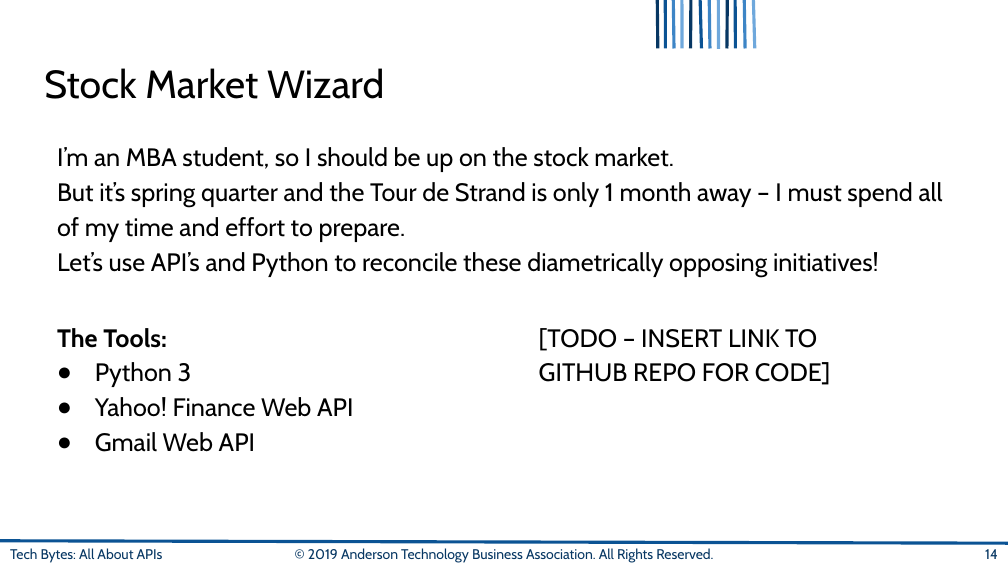
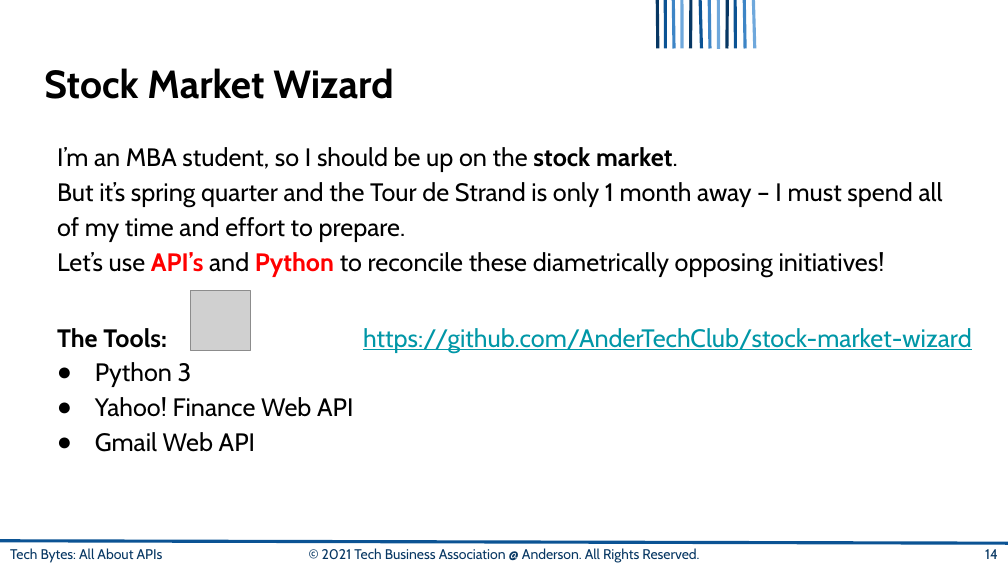
Before and after one commit to AnderTechClub/stock-market-wizard, a slide deck: slide 14 of intro-to-APIs.pptx. Drawn at 1008x567 pixels with LibreOffice and Linux fonts; fonts in the diff are those of the drawing; grey boxes stand for pictures; background and template pictures are left out. Boxes give left, top, right and bottom in pixels: in the first picture for what was removed or moved away, otherwise in the second. Text is boxed around its words. In the diff, an @@ line names an element or a change of style, - is before the commit and + after.

```diff
--- a/intro-to-APIs.pptx
+++ b/intro-to-APIs.pptx
@@ title "Stock Market Wizard" at (44, 68, 393, 99): bold on @@
@@ text at (57, 147, 885, 277): bold on in "stock market.", "API’s Python"; text colour #000000 to #FF0000 in "API’s Python" @@
@@ picture added at (191, 290, 250, 350) @@
@@ text at (363, 328, 972, 353): text changed; text colour #000000 to #0097A7 @@
-[TODO – INSERT LINK TO GITHUB REPO FOR CODE]
+https://github.com/AnderTechClub/stock-market-wizard
@@ text at (322, 548, 699, 563): text changed @@
-© 2019 Anderson Technology Business Association. All Rights Reserved.
+© 2021 Tech Business Association @ Anderson. All Rights Reserved.
```
Also in this commit, not shown: 18 other slides changed, 1 slide added.
